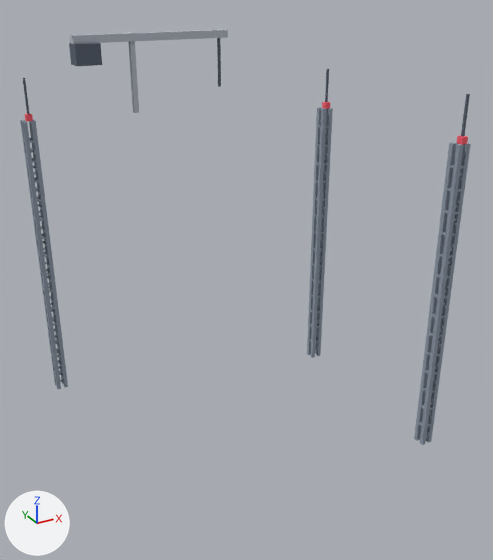
Before and after pictures for a commit that changed the glTF model assets/campus/pad/pad_e5_l3.glb.
The view is the same before and after, from a camera (50 mm lens) standing at (-13.4, -27.4, 21.2) and looking at (1.0, -1.1, 8.1). Lighting does not change. The marker at lower left points along +X, +Y and +Z. The picture after the commit comes second. Vertices at exactly the same position are counted once.

The first picture shows 'Base'.
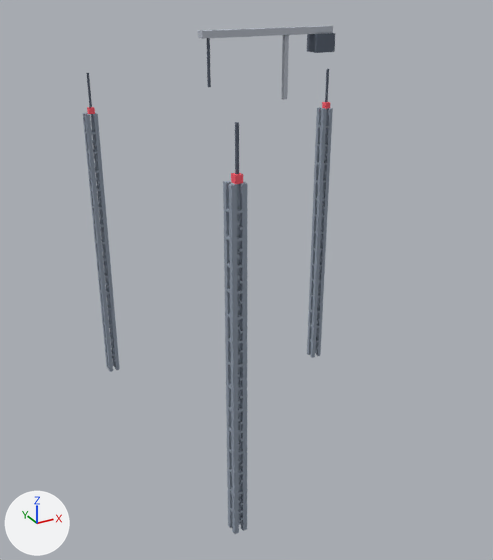
Edits to the scene script, one JSON object a line:
```json
{"block": "me_base", "where": "# used by ob_base; location = (0.0, 0.0, 0.0)"}
{"op": "remove", "block": "me_base", "code": "me_base.from_pydata(...)  # 7607 vertices, 11178 faces; spans x -6.9..8.3, y -7.1..7.3, z 0.0..19.3"}
{"op": "add", "block": "me_base", "code": "me_base.from_pydata(...)  # 7685 vertices, 11230 faces; spans x -3.7..8.3, y -7.9..7.7, z 0.0..19.3"}
{"block": "me_base", "change": "me_base part 1: the loose piece of 2551 vertices spanning x -6.9..-6.3, y 6.7..7.3, z 0.0..17.0 is moved by (3.2, 0.4, 0.0)"}
{"block": "me_base", "change": "me_base part 2: the loose piece of 2551 vertices spanning x -6.9..-6.3, y 6.7..7.3, z 0.0..17.0 is copied, and the copy is moved by (3.6, -14.6, 0.0); it spans x -3.3..-2.7, y -7.9..-7.3, z 0.0..17.0"}
{"block": "me_base", "change": "me_base part 3: a new loose piece of 110 vertices spanning x -0.6..6.0, y -0.4..0.4, z 16.2..19.3, in mat_campus_voxel"}
{"block": "me_base", "change": "me_base part 4: the loose piece of 2473 vertices spanning x 7.7..8.3, y -7.1..-6.5, z 0.0..17.0 is deleted"}
{"block": "me_base", "change": "me_base part 5: the loose piece of 110 vertices spanning x -6.0..0.6, y -0.4..0.4, z 16.2..19.3 is deleted"}
```

Changed parts and their boxes (x1, y1, x2, y2) in the pictures (493 x 560 px; the box of a moved part takes in the faces that stretch with it):
```json
{"object": "Base", "change": "reshaped", "before": [20, 29, 471, 445], "after": [83, 26, 335, 534], "on screen": "44% narrower, 22% taller"}
{"part": 1, "of": "me_base", "change": "moved or reshaped", "before": [20, 78, 68, 389], "after": [83, 73, 120, 372]}
{"part": 2, "of": "me_base", "change": "added", "after": [223, 122, 247, 534]}
{"part": 3, "of": "me_base", "change": "added", "after": [198, 26, 335, 100]}
{"part": 4, "of": "me_base", "change": "deleted", "before": [414, 94, 471, 445]}
{"part": 5, "of": "me_base", "change": "deleted", "before": [69, 29, 228, 113]}
```
